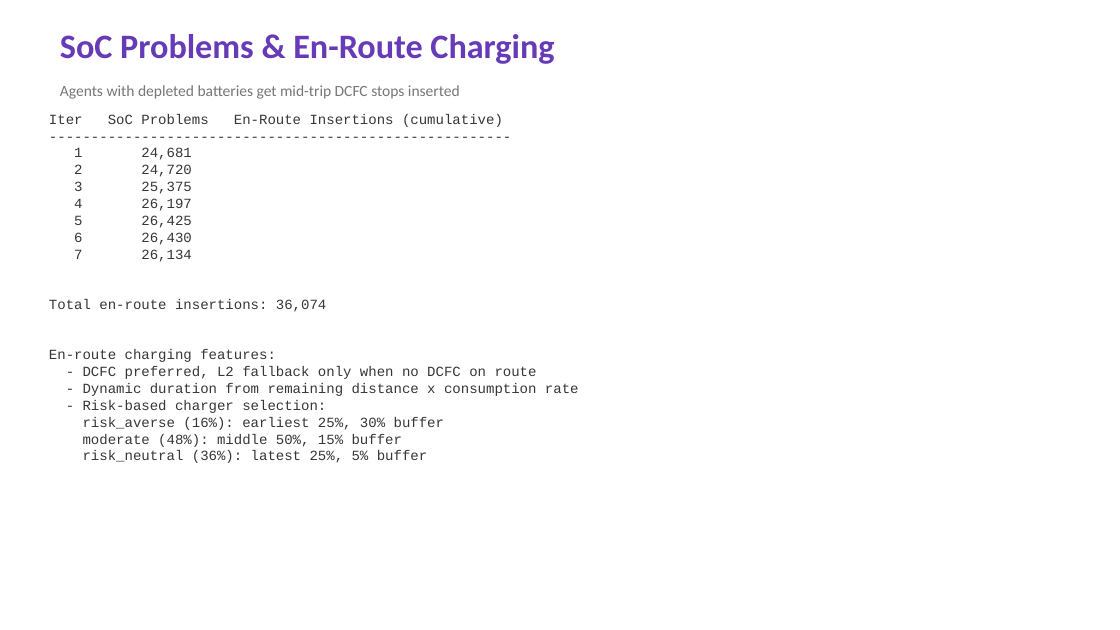
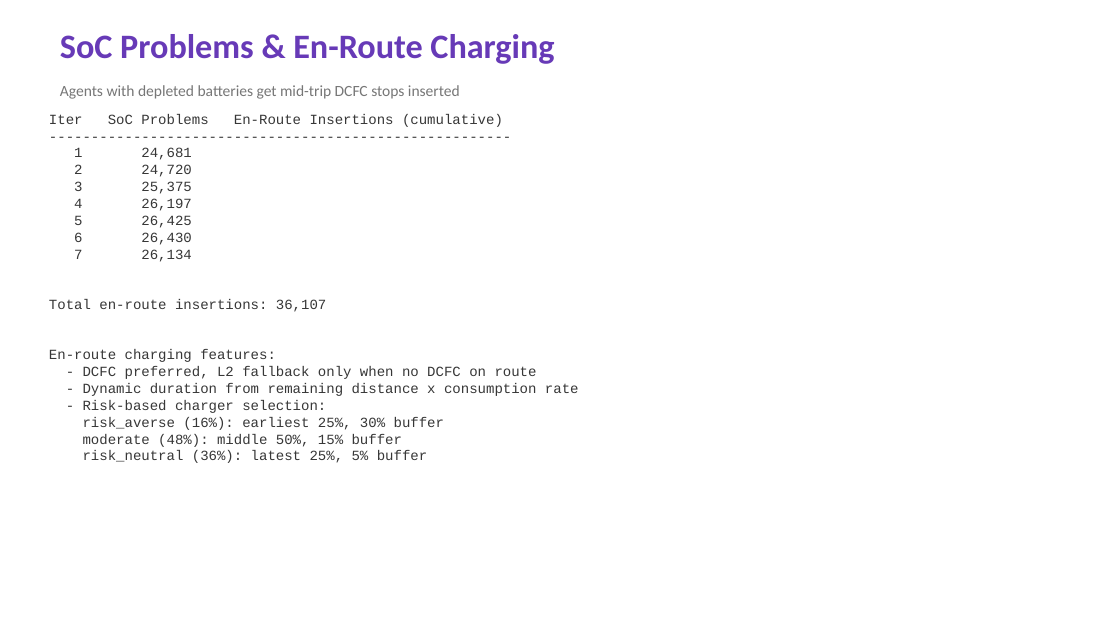
Before and after one commit to Tomal121186621/UrbanEV-MATSim-Maryland, a slide deck: slide 4 of UrbanEV_Results.pptx. Drawn at 1120x630 pixels with LibreOffice and Linux fonts; fonts in the diff are those of the drawing. Boxes give left, top, right and bottom in pixels: in the first picture for what was removed or moved away, otherwise in the second. Text is boxed around its words. In the diff, an @@ line names an element or a change of style, - is before the commit and + after.

```diff
--- a/UrbanEV_Results.pptx
+++ b/UrbanEV_Results.pptx
@@ text at [49, 299, 326, 312]: text changed @@
-Total en-route insertions: 36,074
+Total en-route insertions: 36,107
```
Also in this commit, not shown: 2 other slides changed.
